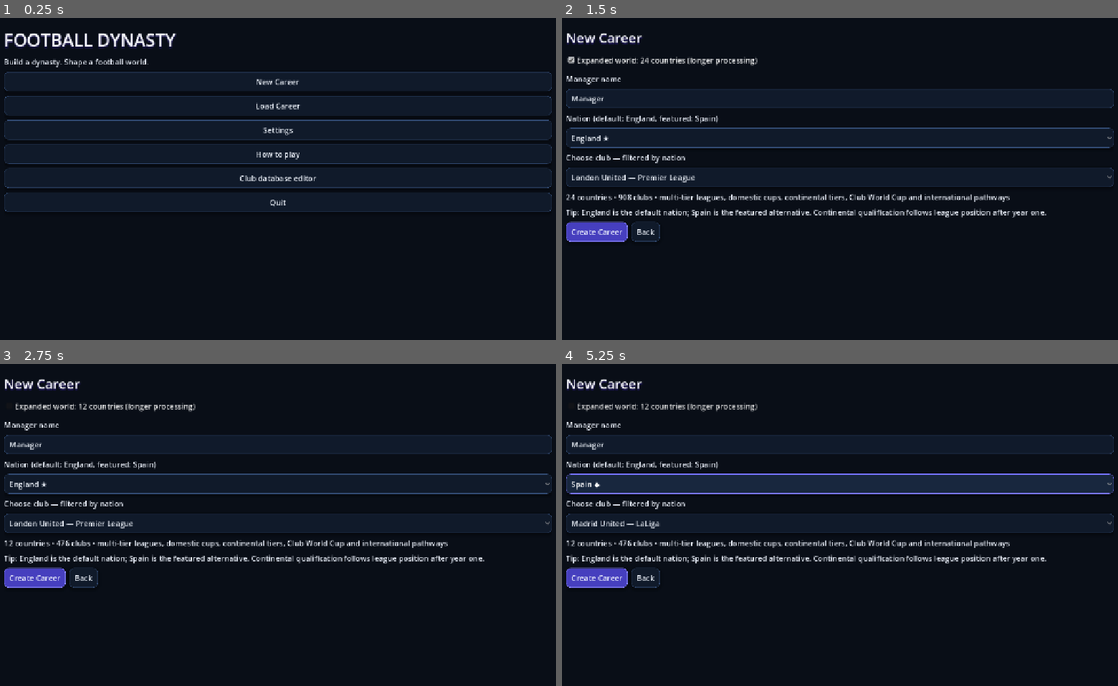
Above: before the commit, frames 1-4 (two rows, left to right).
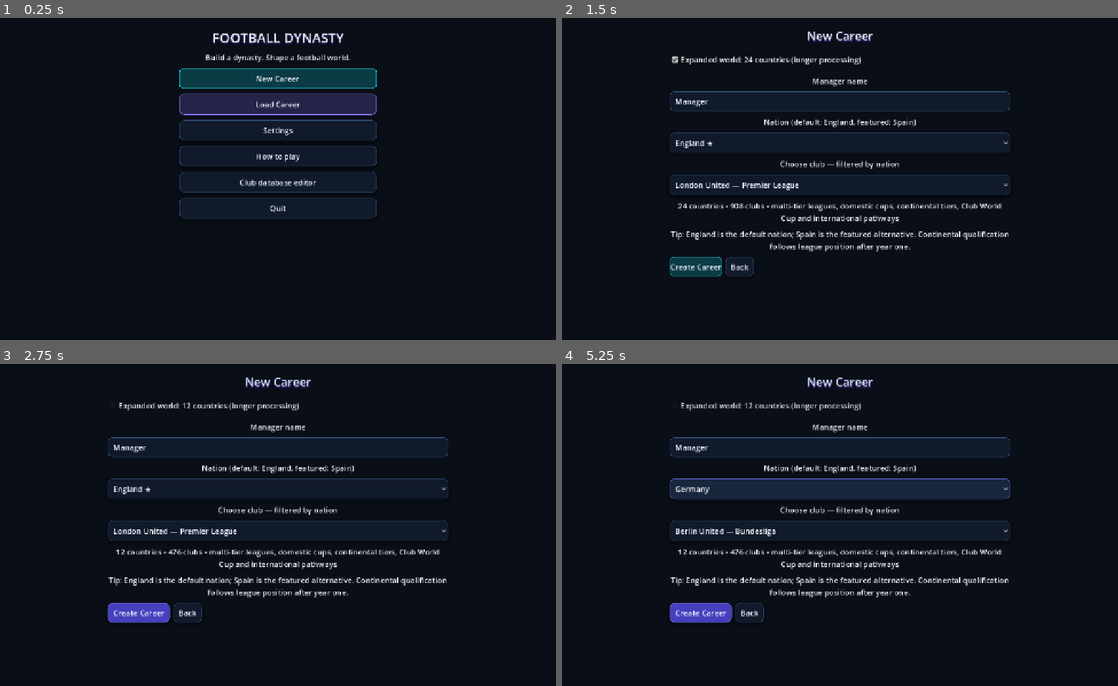
Above: after the commit, the same moments.

Repository: eghosa001/football-manager
Game: Godot game, scene res://game/scenes/career_app.tscn
Two runs of this game, one before a commit and one after it. Both use one fixed random seed, a clock stepped at 60 frames per second and the inputs below.
Inputs (mouse positions are in pixels of both pictures, inside the frame that each line leads up to):
- Up to frame 1 (0.25 s): no input
- Up to frame 2 (1.5 s): click "New Career" at 0.5 s; click "Expanded world: 12 countries …" at 1.25 s
- Up to frame 3 (2.75 s): click "Expanded world: 24 countries …" at 2 s
- Up to frame 4 (5.25 s): click "England ★" at 2.75 s; click "London United — Premier League" at 3.5 s; click (840, 483) at 4.25 s, where only the run before the commit has a clickable "Spain ◆"; click (840, 489) at 5 s, where only the run after the commit has a clickable "Germany"

The runs differ from the first frame. In frame 1, 11% of the frame differs, in the area x 0-100%, y 4-63%; in frame 2, 11%; in frame 3, 12%; in frame 4, 15%, in the area x 0-100%, y 4-81%.

Commit message:
Wire remaining UI2, layout safety and menu polish runtimes

Diff:
--- a/project.godot
+++ b/project.godot
@@ -33,6 +33,9 @@
 UI2MatchdayRuntime="*res://game/polish/ui2_matchday_runtime.gd"
 UI2ProfileRuntime="*res://game/polish/ui2_profile_runtime.gd"
 UI2IntegrationRuntime="*res://game/polish/ui2_integration_runtime.gd"
+UI2RemainingRuntime="*res://game/polish/ui2_remaining_runtime.gd"
+UI2LayoutFixRuntime="*res://game/polish/ui2_layout_fix_runtime.gd"
+UI2MenuRuntime="*res://game/polish/ui2_menu_runtime.gd"
 
 [display]
 window/size/viewport_width=1280
